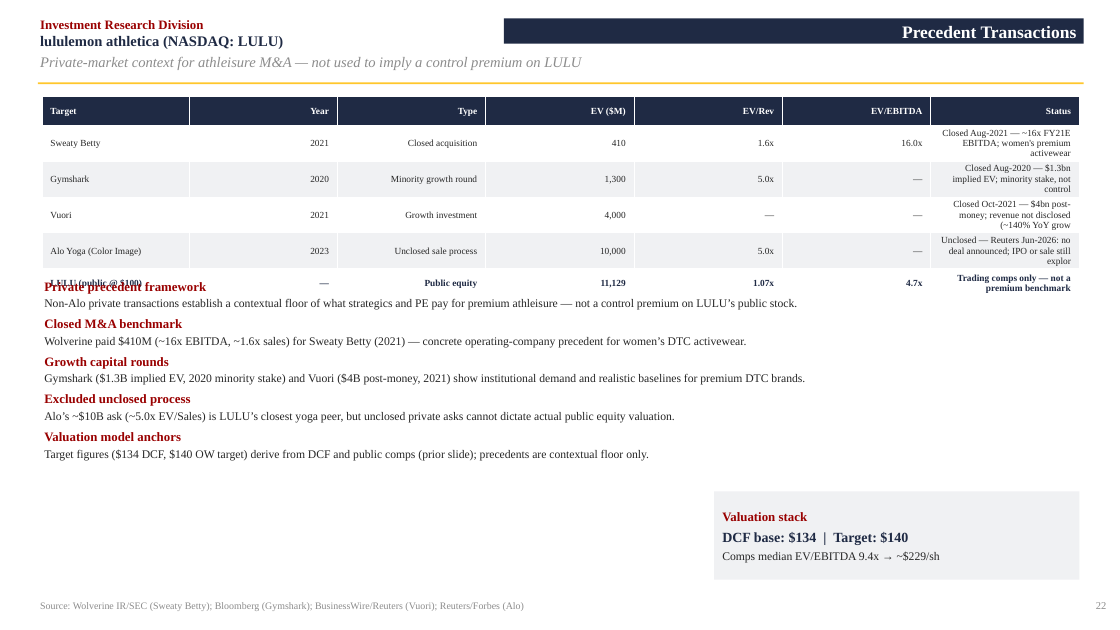
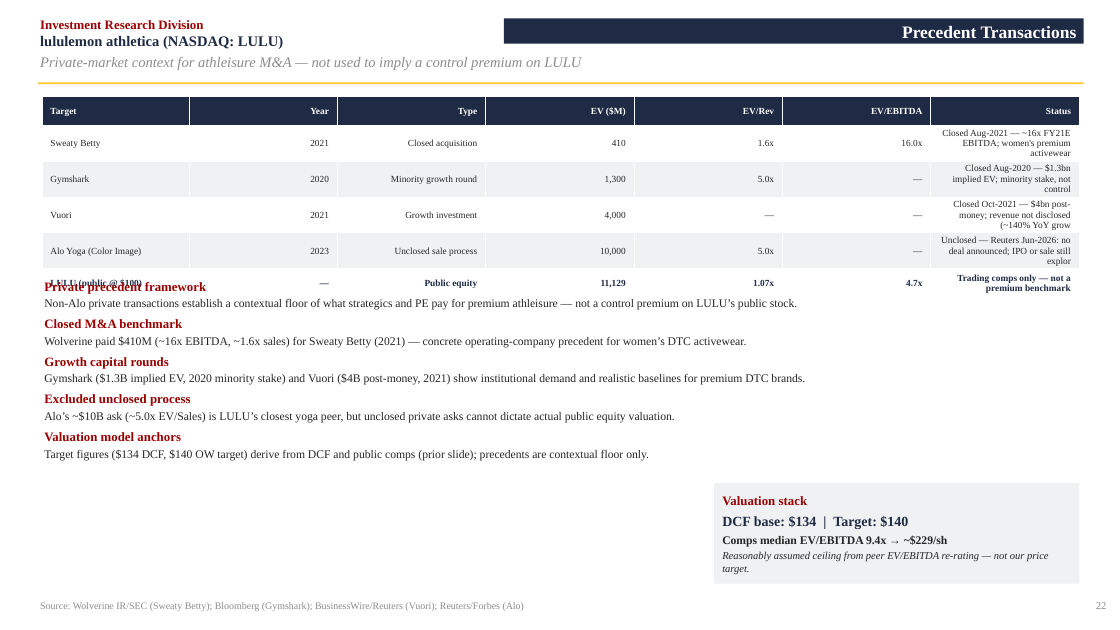
Before and after one commit to vengeanceaiUSC/RM, a slide deck: slide 23 of LULU/LULU_Investment_Pitch_Deck.pptx. Drawn at 1120x630 pixels with LibreOffice and Linux fonts; fonts in the diff are those of the drawing. Boxes give left, top, right and bottom in pixels: in the first picture for what was removed or moved away, otherwise in the second. Text is boxed around its words. In the diff, an @@ line names an element or a change of style, - is before the commit and + after.

```diff
--- a/LULU/LULU_Investment_Pitch_Deck.pptx
+++ b/LULU/LULU_Investment_Pitch_Deck.pptx
@@ rectangle "Valuation stack" resized from (x1=714, y1=492, x2=1080, y2=580) to (x1=714, y1=483, x2=1080, y2=584) @@
@@ text in rectangle at (x1=722, y1=535, x2=948, y2=547): bold on in "Comps median EV/EBITDA 9.4x → ~$229/sh"; more space between paragraphs @@
@@ text in rectangle at (x1=722, y1=551, x2=1049, y2=575): paragraph added @@
+Reasonably assumed ceiling from peer EV/EBITDA re-rating — not our price target.
```
Also in this commit, not shown: 3 other slides changed, 2 slides removed, 2 other files.
